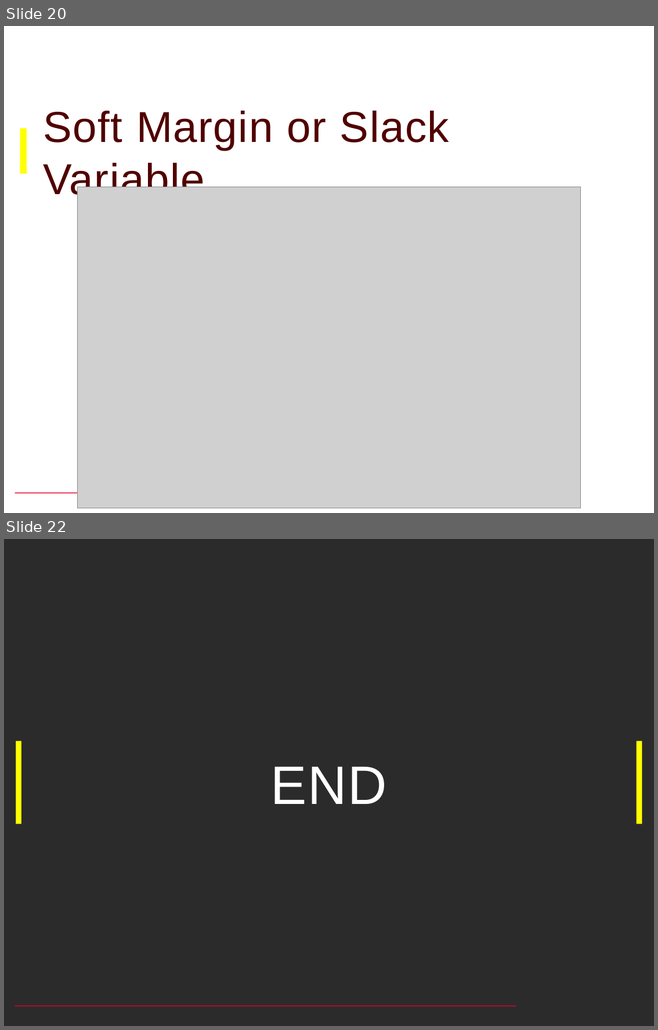
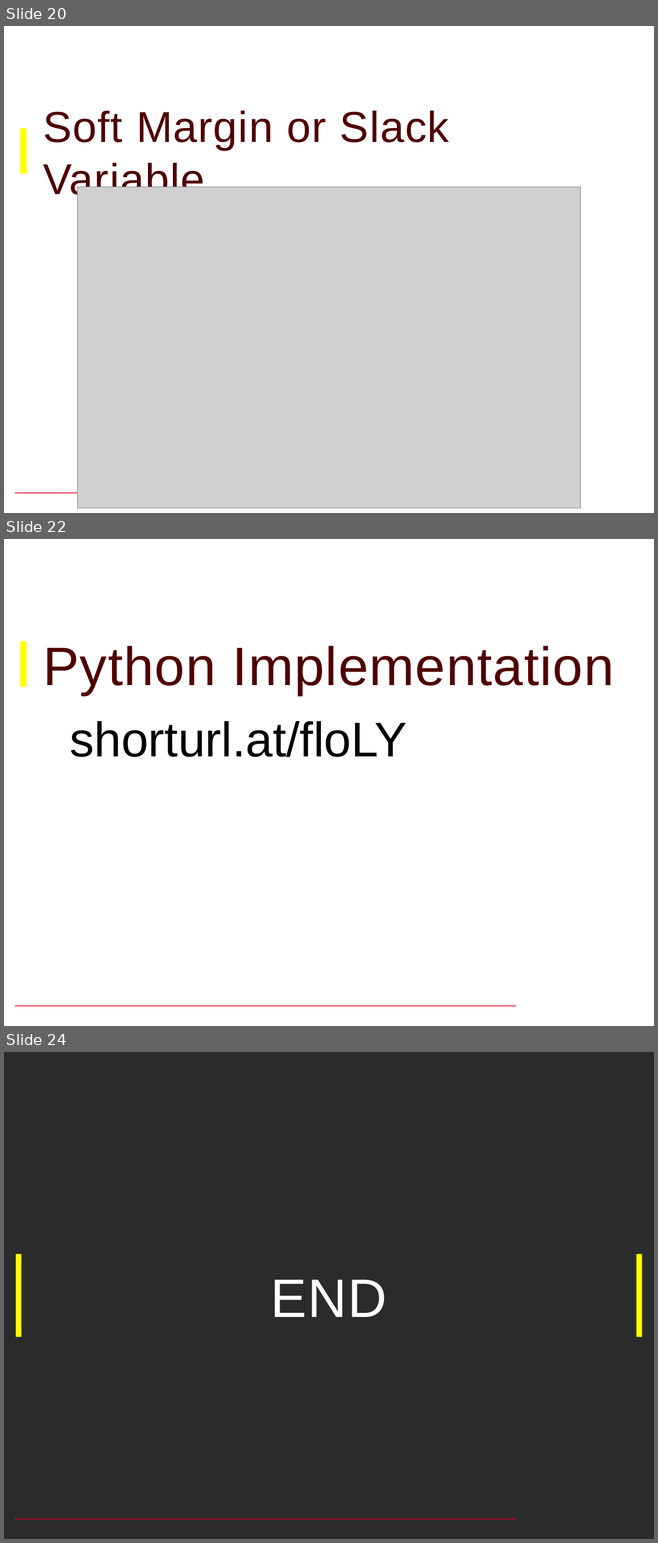
Before and after one commit to texas-a-m-data-analytics-club/2019-Datathon, a slide deck: SVC/SVMs_Class_Demo.pptx. Shown one above the other, each under a label of ours: slides 20 and 22 before the commit, slides 20, 22 and 24 after it; the slides between them are not shown. The pictures are 658x1030 and 658x1543 pixels, drawn with LibreOffice and Linux fonts; fonts in the diff are those of the drawing; grey boxes stand for pictures; background and template pictures are left out; a plain dark background stands for a picture behind light text. Boxes give left, top, right and bottom in pixels: in the first picture for what was removed or moved away, otherwise in the second. Text is boxed around its words. In the diff, an @@ line names an element or a change of style, - is before the commit and + after.

```diff
--- a/SVC/SVMs_Class_Demo.pptx
+++ b/SVC/SVMs_Class_Demo.pptx
@@ slide 22 added at box(4, 539, 654, 1026), background #FFFFFF; not listed: 2 template elements that a slide beside it also shows @@
@@ title added at box(43, 646, 614, 695), 60 pt, text #500000 @@
+Python Implementation
@@ text added at box(70, 721, 407, 757), 54 pt, text #000000 @@
+shorturl.at/floLY
@@ what was slide 22 is now slide 24 @@
```
Also in this commit, not shown: 1 other slide added.
